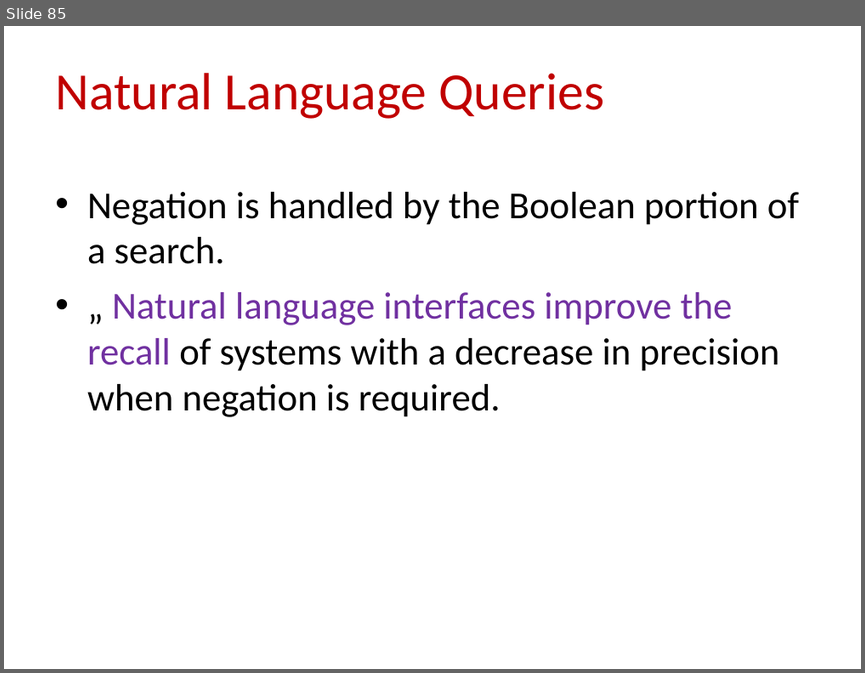
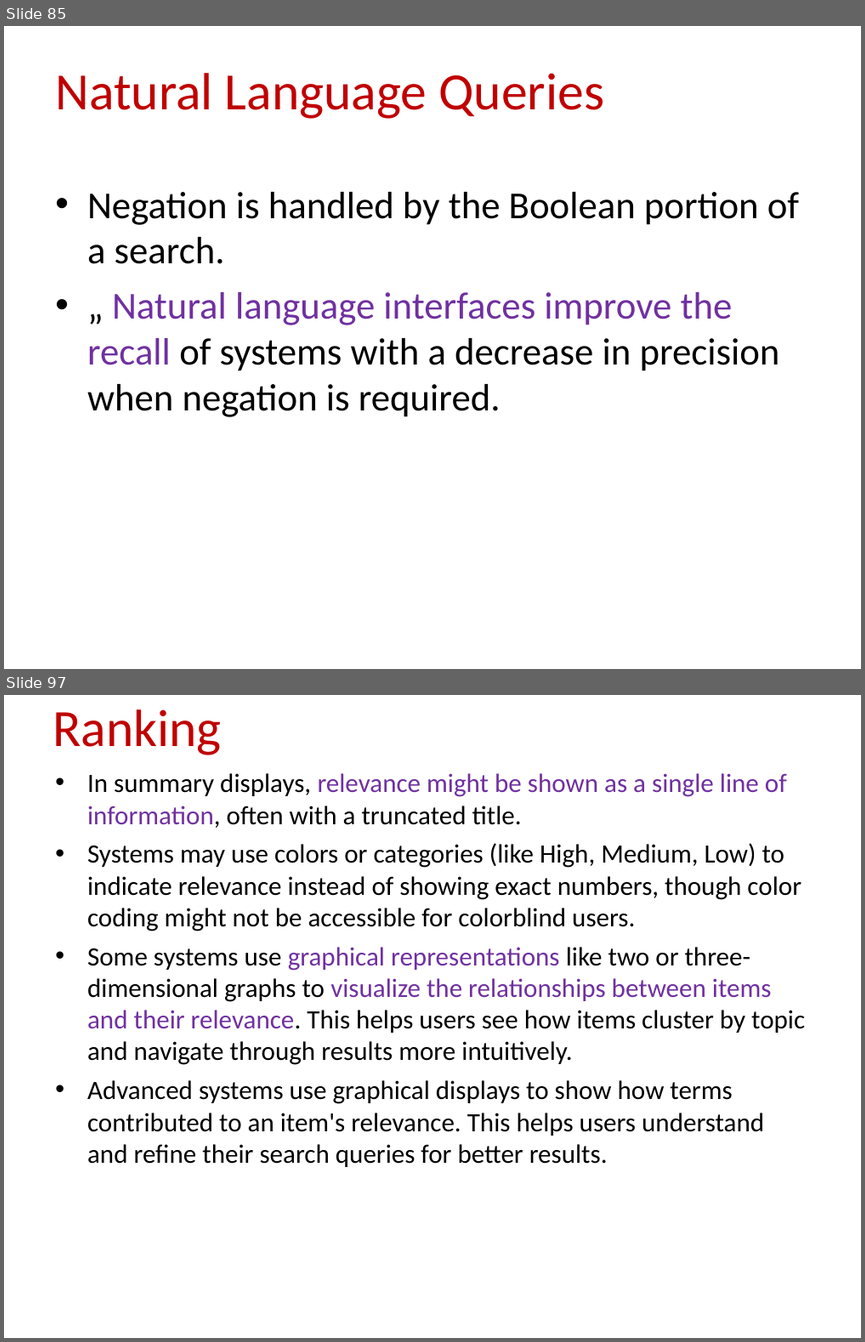
Before and after one commit to CSE-2026/4th-year-sem-1, a slide deck: IRS/UNIT I - IRS.ppt. Shown one above the other, each under a label of ours: slide 85 before the commit, slides 85 and 97 after it; the slides between them are not shown. The pictures are 865x673 and 865x1342 pixels, drawn with LibreOffice and Linux fonts; fonts in the diff are those of the drawing. Boxes give left, top, right and bottom in pixels: in the first picture for what was removed or moved away, otherwise in the second. Text is boxed around its words. In the diff, an @@ line names an element or a change of style, - is before the commit and + after.

```diff
--- a/IRS/UNIT I - IRS.ppt
+++ b/IRS/UNIT I - IRS.ppt
@@ slide 97 added at (4, 695, 861, 1338), background #FFFFFF @@
@@ title added at (52, 709, 222, 755), 44 pt, text #C00000 @@
+Ranking
@@ text added at (87, 773, 805, 1167), 22.2 pt, text #000000 @@
+• In summary displays, relevance might be shown as a single line of information, often with a truncated title.
+• Systems may use colors or categories (like High, Medium, Low) to indicate relevance instead of showing exact numbers, though color coding might not be accessible for colorblind users.
+• Some systems use graphical representations like two or three-dimensional graphs to visualize the relationships between items and their relevance. This helps users see how items cluster by topic and navigate through results more intuitively.
+• Advanced systems use graphical displays to show how terms contributed to an item's relevance. This helps users understand and refine their search queries for better results.
```
Also in this commit, not shown: 30 other slides added, 3 other files.
